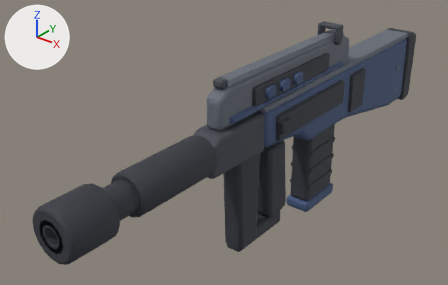
Before and after pictures for a commit that changed the glTF model roblox/assets/weapons-kit/w_burst.glb.
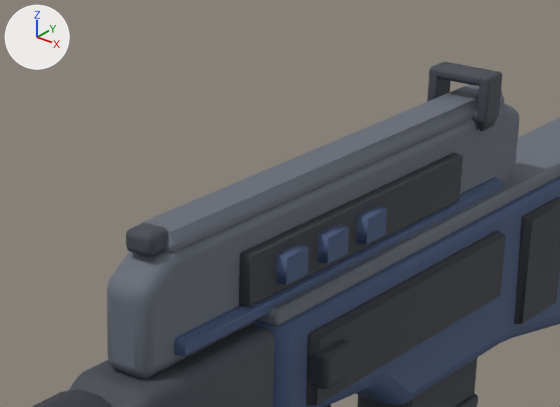
There are two pictures of each version: one whole from a camera (50 mm lens) standing at (0.672, -1.105, 0.534) and looking at (-0.096, -0.144, -0.062), one close up on the part from 38% to 81% of the width and 0% to 49% of the height. The axes (+X, +Y, +Z) are drawn at upper left. The lights are the same throughout. The older version's two pictures come first. Vertices at exactly the same position are counted once.

In view in the first close-up: 'barrel_wzB__dark__p353840', 'body_wzA__body__p44577c', 'body_wzN__dark__p353840', 'charge_wzB__dark__p353840', 'deck_wzA__deck__p676d78', 'fore_wzB__frame__p444851', 'handle_wzA__body__p44577c', 'handle_wzN__dark__p353840', 'handle_wzN__deck__p676d78', 'handle_wzN__frame__p444851', 'mag_wzB__dark__p353840'.
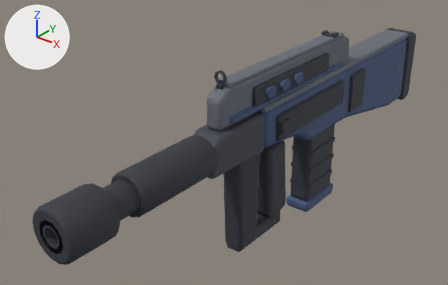
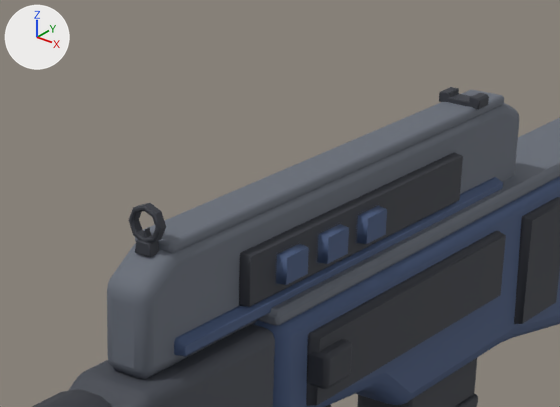
What differs and where, as boxes (x1, y1, x2, y2) in the close-ups (560 x 407 px; the box of a moved part takes in the faces that stretch with it):
'handle_wzN__deck__p676d78', reshaped
    before: (107, 84, 519, 379)
    after: (107, 90, 519, 379)
'handle_wzN__frame__p444851', deleted
    before: (126, 62, 502, 257)
'sight_wzN__dark__p353840', added
    after: (129, 87, 489, 257)
part 1 of me_handle_wzn__deck__p676d78, moved or reshaped
    before: (140, 84, 503, 243)
    after: (143, 90, 502, 243)

The change, as a diff of the scene's bpy script:
```diff
--- a/roblox/assets/weapons-kit/w_burst.glb.py
+++ b/roblox/assets/weapons-kit/w_burst.glb.py
@@ me_handle_wzn__deck__p676d78 @@
 # used by ob_handle_wzn__deck__p676d78; location = (0.0, 0.0, 0.0)
 # before: 169 (0.013, 0.157, 0.143) at pixel (500, 87), 182 (0.013, -0.267, 0.143) at pixel (171, 231), 216 (-0.013, 0.157, 0.143), 229 (-0.013, -0.267, 0.143) at pixel (140, 223)
-me_handle_wzn__deck__p676d78.from_pydata(...)  # 240 vertices, 472 faces; spans x -0.018..0.018, y -0.3..0.19, z 0.044..0.143
+me_handle_wzn__deck__p676d78.from_pydata(...)  # 240 vertices, 472 faces; spans x -0.018..0.018, y -0.3..0.19, z 0.044..0.137
+# me_handle_wzn__deck__p676d78 part 1
+for i in [169, 182, 216, 229]: me_handle_wzn__deck__p676d78.vertices[i].co += Vector((0.0, 0.0, -0.006))
 me_handle_wzn__deck__p676d78.materials.append(mat_deck)
@@ me_sight_wzn__dark__p353840 @@
+me_sight_wzn__dark__p353840.from_pydata(...)  # 166 vertices, 320 faces; spans x -0.018..0.018, y -0.28..0.128, z 0.128..0.161
+me_sight_wzn__dark__p353840.materials.append(mat_dark)  # dark grey #353840
@@ ob_handle_wzn__frame__p444851 @@
-ob_handle_wzn__frame__p444851 = bpy.data.objects.new('handle_wzN__frame__p444851', me_handle_wzn__frame__p444851)
-ob_handle_wzn__frame__p444851.location = (0.0, 0.0, 0.0)
@@ ob_sight_wzn__dark__p353840 @@
+ob_sight_wzn__dark__p353840 = bpy.data.objects.new('sight_wzN__dark__p353840', me_sight_wzn__dark__p353840)
+ob_sight_wzn__dark__p353840.location = (0.0, 0.0, 0.0)
```
